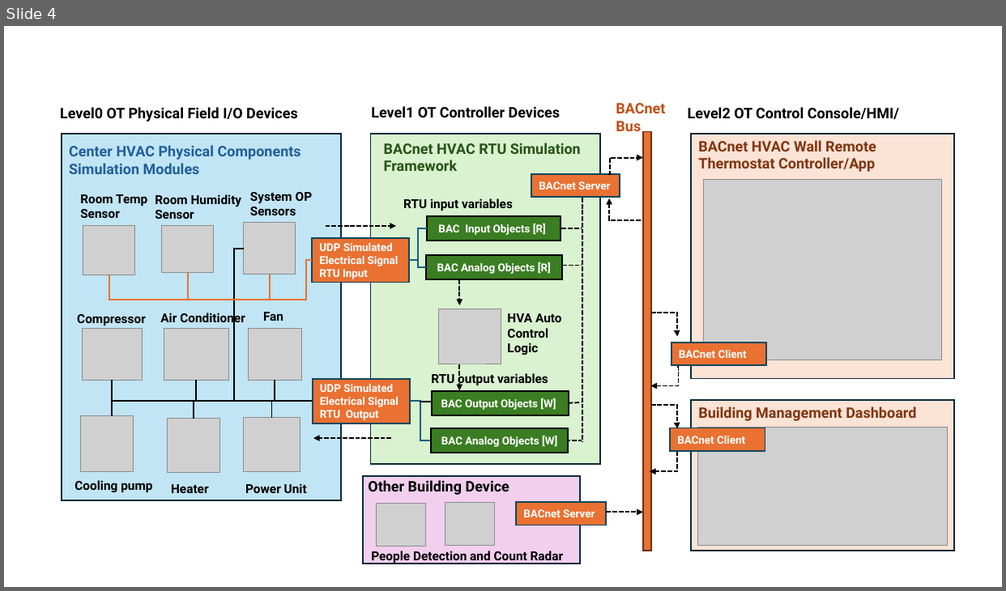
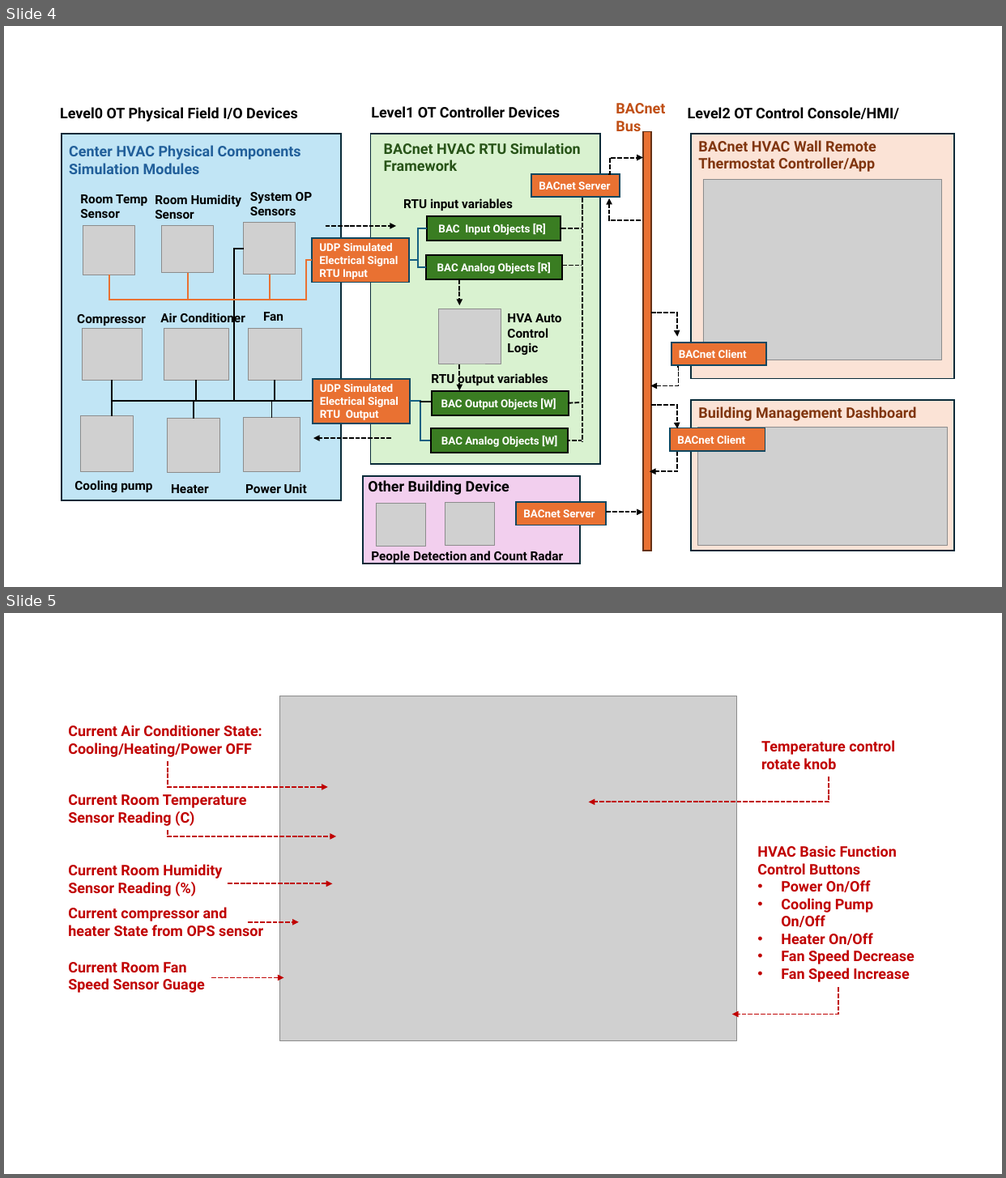
Before and after one commit to LiuYuancheng/PLC_and_RTU_Simulator, a slide deck: BACnet_PLC_Simulator/doc/designDoc.pptx. Shown one above the other, each under a label of ours: slide 4 before the commit, slides 4 and 5 after it. The pictures are 1006x591 and 1006x1178 pixels, drawn with LibreOffice and Linux fonts; fonts in the diff are those of the drawing; grey boxes stand for pictures. Boxes give left, top, right and bottom in pixels: in the first picture for what was removed or moved away, otherwise in the second. Text is boxed around its words. In the diff, an @@ line names an element or a change of style, - is before the commit and + after.

```diff
--- a/BACnet_PLC_Simulator/doc/designDoc.pptx
+++ b/BACnet_PLC_Simulator/doc/designDoc.pptx
@@ slide 5 added at (4,613,1002,1174), background #FFFFFF @@
@@ picture added at (280,696,737,1041) @@
@@ text added at (68,725,262,757), 14 pt, text #C00000, bold @@
+Current Air Conditioner State:
+Cooling/Heating/Power OFF
@@ text added at (761,740,895,769), 14 pt, text #C00000, bold @@
+Temperature control rotate knob
@@ elbow arrow added from (168, 761) to (328, 787), #C00000 1.5 pt dashed @@
@@ elbow arrow added from (829, 777) to (589, 803), #C00000 1.5 pt dashed @@
@@ text added at (68,794,247,826), 14 pt, text #C00000, bold @@
+Current Room Temperature Sensor Reading (C)
@@ elbow arrow added from (168, 830) to (336, 837), #C00000 1.5 pt dashed @@
@@ text added at (757,845,914,982), 14 pt, text #C00000, bold @@
+HVAC Basic Function Control Buttons
+• Power On/Off
+• Cooling Pump On/Off
+• Heater On/Off
+• Fan Speed Decrease
+• Fan Speed Increase
@@ text added at (68,864,222,897), 14 pt, text #C00000, bold @@
+Current Room Humidity Sensor Reading (%)
@@ arrow added from (228, 884) to (333, 884), #C00000 1.5 pt dashed @@
@@ text added at (68,907,263,936), 14 pt, text #C00000, bold @@
+Current compressor and heater State from OPS sensor
@@ arrow added from (248, 922) to (299, 922), #C00000 1.5 pt dashed @@
@@ text added at (68,962,205,993), 14 pt, text #C00000, bold @@
+Current Room Fan Speed Sensor Guage
@@ arrow added from (211, 978) to (284, 978), #C00000 1.5 pt dashed @@
@@ elbow arrow added from (839, 988) to (732, 1014), #C00000 1.5 pt dashed @@
```
Also in this commit, not shown: 7 other files.
